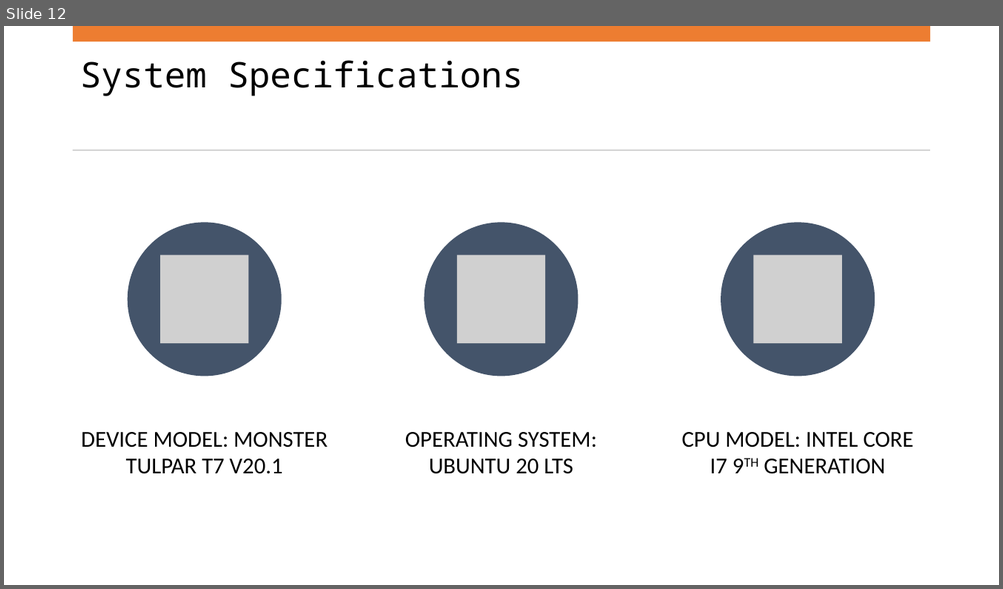
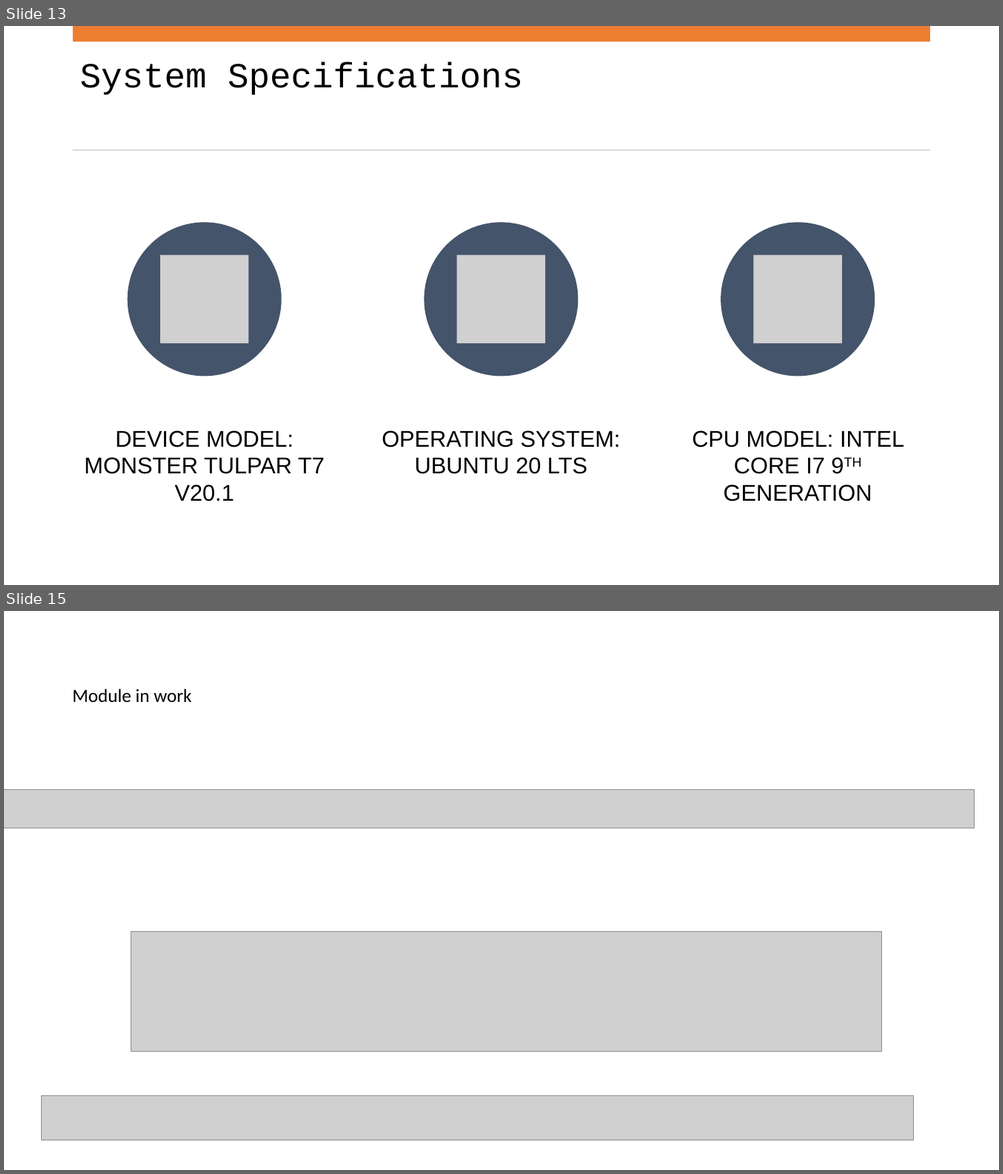
Before and after one commit to hasancpp/CS350-Operating-Systems-Project, a slide deck: progress_report.pptx. Shown one above the other, each under a label of ours: slide 12 before the commit, slides 13 and 15 after it; the slides between them are not shown. The pictures are 1003x589 and 1003x1174 pixels, drawn with LibreOffice and Linux fonts; fonts in the diff are those of the drawing; grey boxes stand for pictures. Boxes give left, top, right and bottom in pixels: in the first picture for what was removed or moved away, otherwise in the second. Text is boxed around its words. In the diff, an @@ line names an element or a change of style, - is before the commit and + after.

```diff
--- a/progress_report.pptx
+++ b/progress_report.pptx
@@ slide 15 added at [4,611,999,1170], background #FFFFFF @@
@@ text added at [72,689,191,702], 18 pt, text #000000 @@
+Module in work
@@ picture added at [4,790,974,828] @@
@@ picture added at [131,932,882,1052] @@
@@ picture added at [41,1096,913,1141] @@
@@ what was slide 12 is now slide 13 @@
@@ slide 13 changed as well @@
@@ text "System Specifications" at [80,62,523,95]: font Noto Sans Mono to Courier New @@
@@ font Calibri to Arial in 3 elements at [84,431,324,502], [381,431,620,474], [691,431,904,502] @@
```
Also in this commit, not shown: 13 other slides changed, 1 other slide added, 17 other files.
